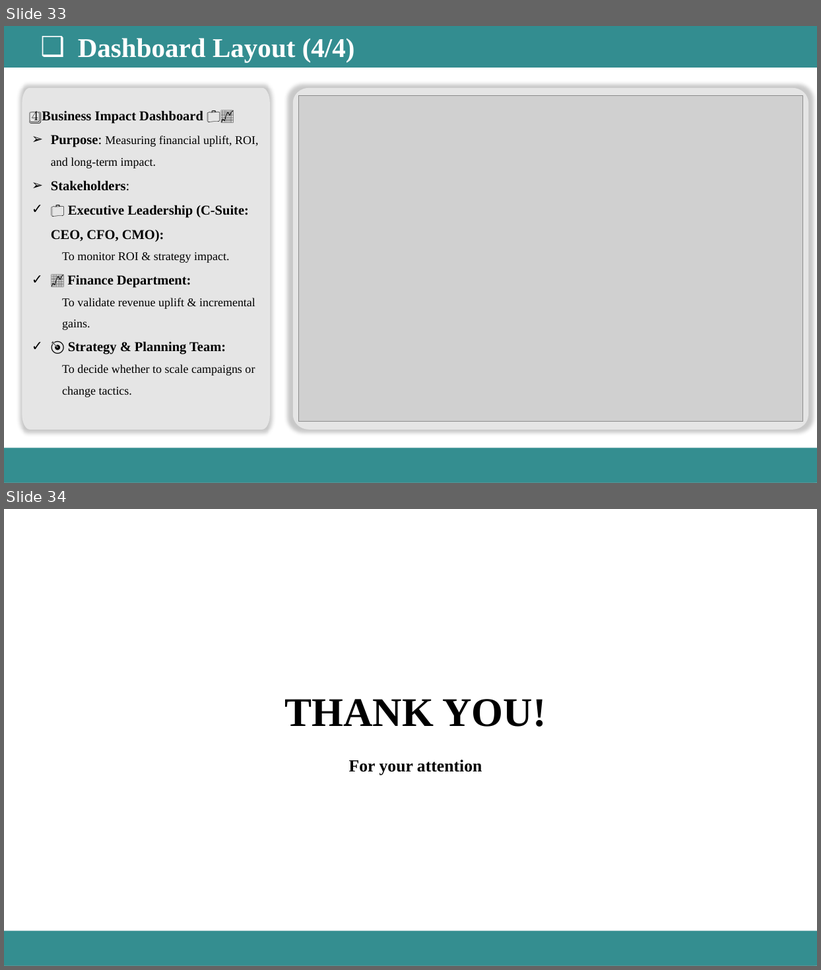
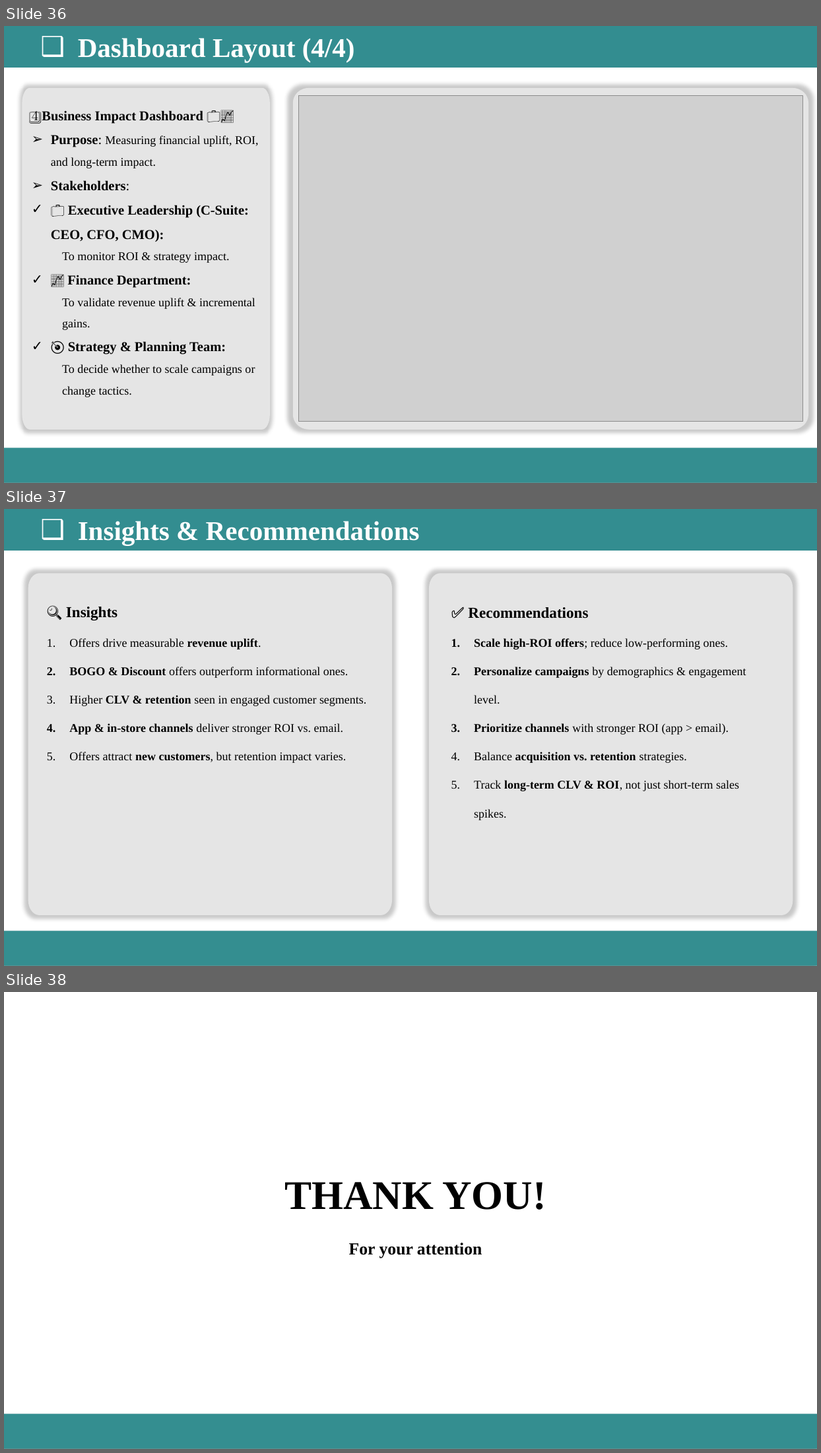
Before and after one commit to Dipesh-Ydv/Starbucks-Analysis, a slide deck: Starbucks_Analysis_Presentation.pptx. Shown one above the other, each under a label of ours: slides 33 and 34 before the commit, slides 36, 37 and 38 after it. The pictures are 821x970 and 821x1453 pixels, drawn with LibreOffice and Linux fonts; fonts in the diff are those of the drawing; grey boxes stand for pictures. Boxes give left, top, right and bottom in pixels: in the first picture for what was removed or moved away, otherwise in the second. Text is boxed around its words. In the diff, an @@ line names an element or a change of style, - is before the commit and + after.

```diff
--- a/Starbucks_Analysis_Presentation.pptx
+++ b/Starbucks_Analysis_Presentation.pptx
@@ slide 37 added at (x1=4, y1=509, x2=817, y2=966), background #FFFFFF; not listed: 1 template element that a slide beside it also shows @@
@@ rectangle added at (x1=4, y1=509, x2=817, y2=550), fill #338D90, outline #338D90 2 pt, 32 pt, text #FFFFFF, bold @@
+  ❑ Insights & Recommendations
@@ freeform shape added at (x1=28, y1=573, x2=393, y2=916), fill #FFFFFF at 54% opacity @@
@@ freeform shape added at (x1=429, y1=573, x2=793, y2=916), fill #FFFFFF at 54% opacity @@
@@ text added at (x1=66, y1=607, x2=366, y2=763), 14 pt, text #000000 @@
+🔍 Insights
+1. Offers drive measurable revenue uplift.
+2. BOGO & Discount offers outperform informational ones.
+3. Higher CLV & retention seen in engaged customer segments.
+4. App & in-store channels deliver stronger ROI vs. email.
+5. Offers attract new customers, but retention impact varies.
@@ text added at (x1=468, y1=607, x2=746, y2=821), 14 pt, text #000000 @@
+✅ Recommendations
+1. Scale high-ROI offers; reduce low-performing ones.
+2. Personalize campaigns by demographics & engagement level.
+3. Prioritize channels with stronger ROI (app > email).
+4. Balance acquisition vs. retention strategies.
+5. Track long-term CLV & ROI, not just short-term sales spikes.
@@ what was slide 33 is now slide 36 @@
@@ what was slide 34 is now slide 38 @@
```
Also in this commit, not shown: 4 slides changed, 3 other slides added, 6 other files.
